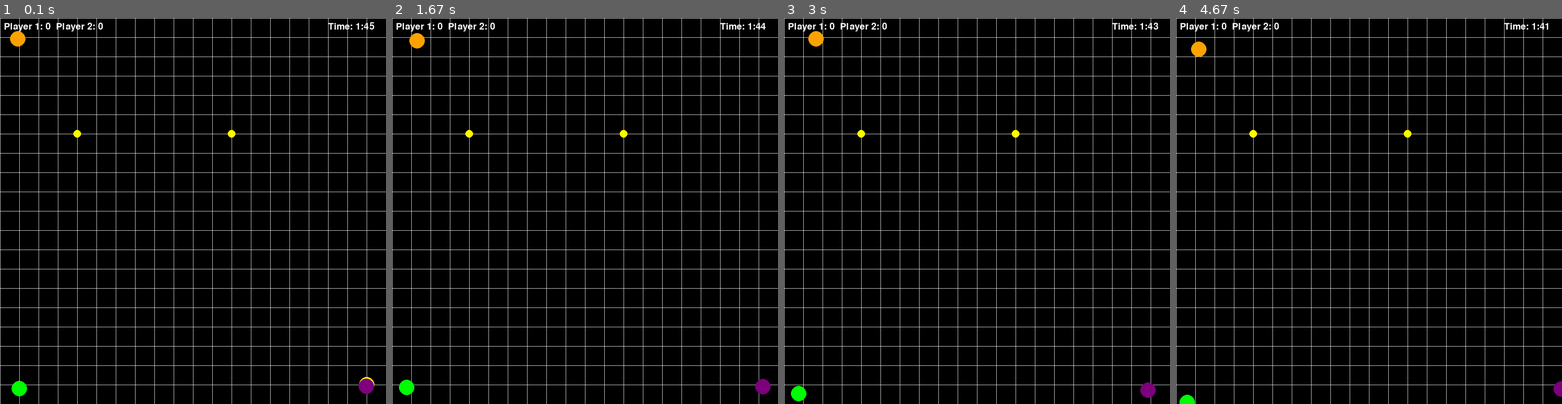
Above: before the commit, frames 1-4 (left to right).
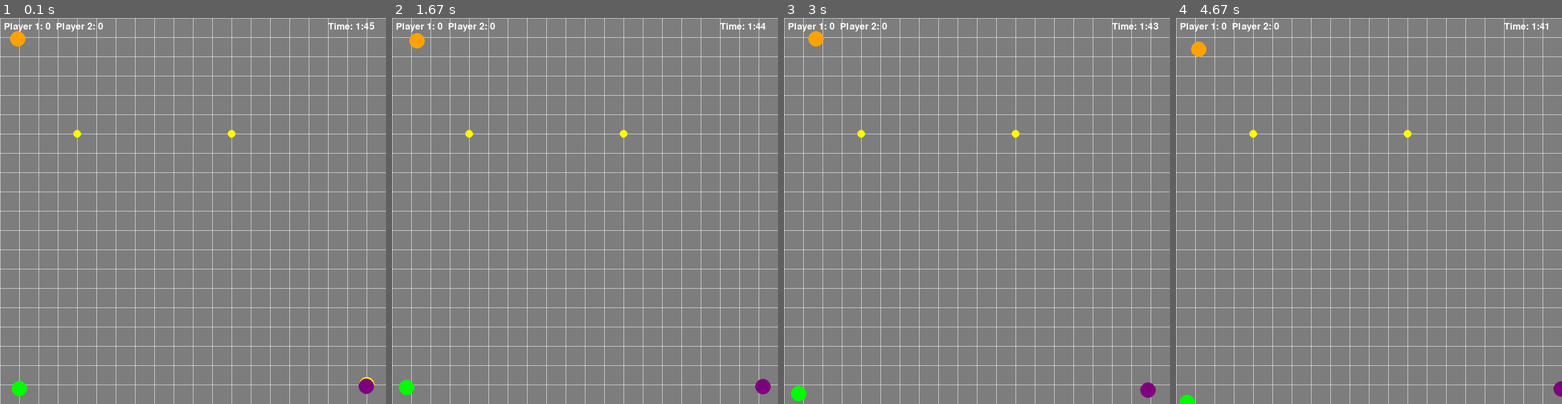
Above: after the commit, the same moments.

Repository: DocD-12/Blocks_n_Bots
Game: pygame game, started from main.py
The game is run twice, just before and just after one commit, with the same random seed, the same clock (stepped at 60 frames per second) and the same inputs.
Inputs:
- Up to frame 1 (0.1 s): no input
- Up to frame 2 (1.67 s): hold Right 0.33-0.8 s; hold Up 0.83-1.13 s; hold Right 1.17-1.63 s
- Up to frame 3 (3 s): no input
- Up to frame 4 (4.67 s): no input

The runs differ from the first frame. In frame 1, 95% of the frame differs, in the area x 0-100%, y 0-100%; in frame 2, 95%; in frame 3, 95%; in frame 4, 95%.

Commit message:
Some files

Diff:
--- /dev/null
+++ b/game.py
@@ -0,0 +1,62 @@
+import pygame
+import random
+import time
+
+
+class Game:
+    def __init__(self, size):
+        self.grid = [[-1 if (i == 0 or i == size - 1 or j == 0 or j == size -1) else 0
+                      for j in range(size)] for i in range(size)]
+
+    def start(self):
+        pygame.init()
+
+        screen_width = 1000
+        screen_height = 1000
+        win = pygame.display.set_mode((screen_width, screen_height))
+        pygame.display.set_caption("Capture The Coin Game")
+
+        running = True
+        start_time = time.time()
+        game_duration = 105  # Время в секундах
+        while running:
+            for event in pygame.event.get():
+                if event.type == pygame.QUIT:
+                    running = False
+
+            # Управление с клавиатуры для четвертого игрока
+            keys = pygame.key.get_pressed()
+            # player4.move(keys)
+
+            # Отображение игрового поля
+            win.fill(grey)
+            self.draw()
+
+            # Отображение ИИ ботов
+
+            # Отображение текущих очков
+            font = pygame.font.Font(None, 36)
+            text = font.render(f'Player 1: 0  Player 2: 0', True, white)
+            win.blit(text, (10, 10))
+
+            # Отображение времени игры
+            passed_time = int(time.time() - start_time)
+            remaining_time = max(0, game_duration - passed_time)
+            time_text = font.render(f'Time: {remaining_time // 60}:{remaining_time % 60:02d}', True, white)
+            win.blit(time_text, (screen_width - 150, 10))
+
+            # Обновление экрана
+            pygame.display.update()
+
+            # Проверка окончания времени игры
+            if passed_time >= game_duration:
+                running = False
+
+    def print_grid(self):
+        print(*self.grid, sep='\n')
+
+    def draw(self):
+        for x in range(0, screen_width, 50):
+            pygame.draw.line(win, white, (x, 0), (x, screen_height))
+        for y in range(0, screen_height, 50):
+            pygame.draw.line(win, white, (0, y), (screen_width, y))
--- a/main.py
+++ b/main.py
@@ -20,6 +20,7 @@
 green = (0, 255, 0)
 purple = (128, 0, 128)
 orange = (255, 165, 0)
+grey = (128, 128, 128)
 
 # Игровое поле
 def draw_grid():
@@ -34,7 +35,7 @@
         self.x = x
         self.y = y
         self.color = color
-        self.radius = 20
+        self.radius = 25
 
     def draw(self):
         pygame.draw.circle(win, self.color, (self.x, self.y), self.radius)
@@ -117,7 +118,7 @@
     player4.move(keys)
 
     # Отображение игрового поля
-    win.fill(black)
+    win.fill(grey)
     draw_grid()
 
     # Отображение игроков
--- /dev/null
+++ b/player.py
@@ -0,0 +1,9 @@
+class Player:
+    def __init__(self, x, y, color):
+        self.x = x
+        self.y = y
+        self.color = color
+        self.radius = 25
+
+    def draw(self):
+        pygame.draw.circle(win, self.color, (self.x, self.y), self.radius)
